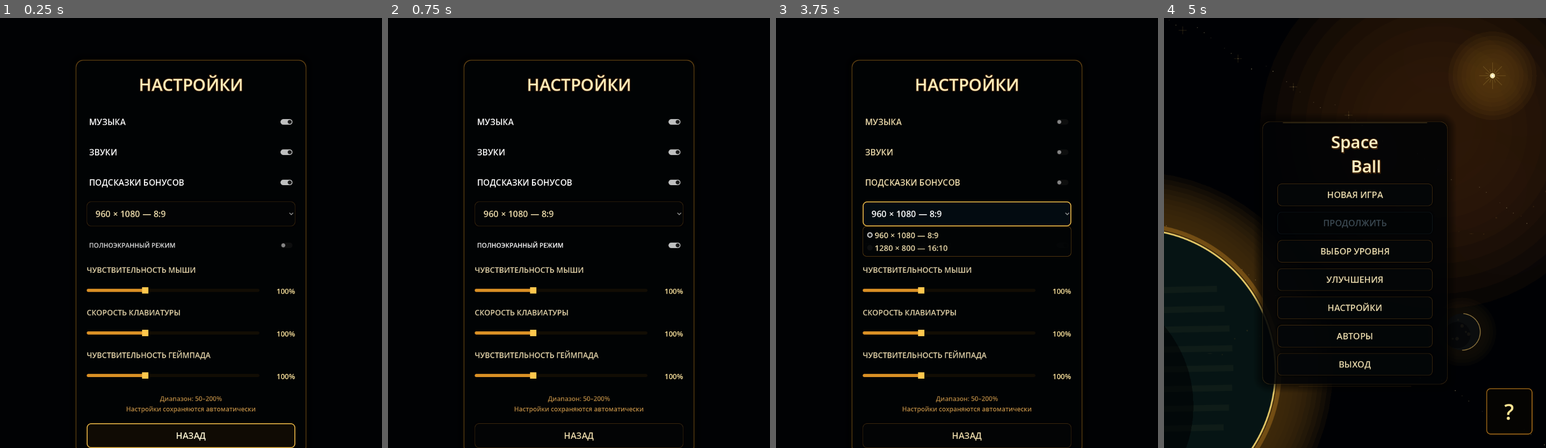
Above: before the commit, frames 1-4 (left to right).
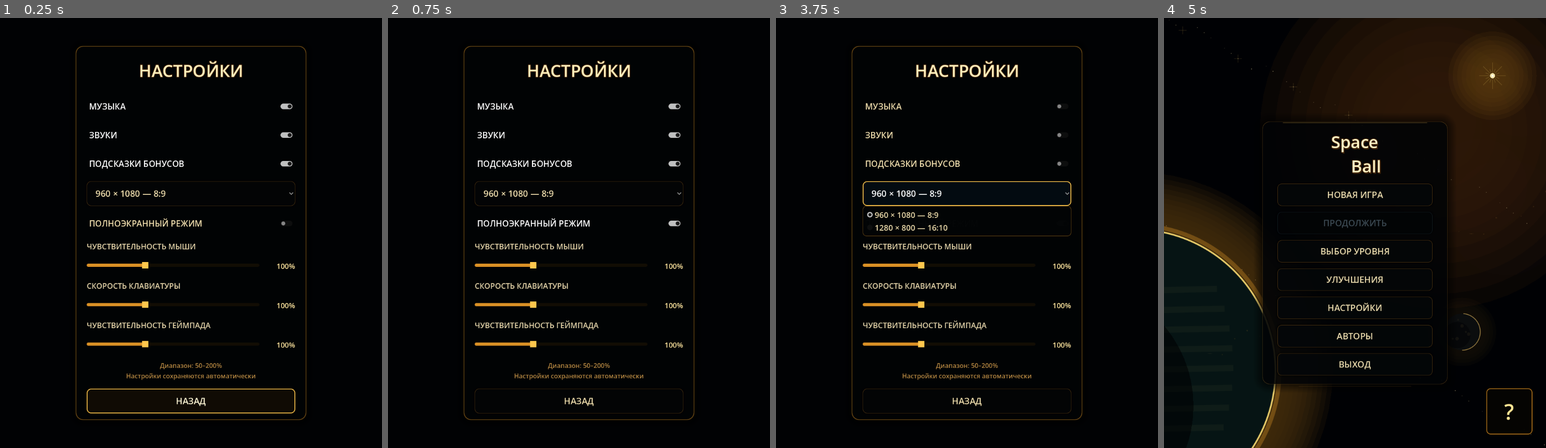
Above: after the commit, the same moments.

Repository: Ardarik421/arkanoid
Game: Godot game, scene res://settings_menu.tscn
Same seed, same stepped clock (60 frames per second), same inputs: the game is played once before the commit and once after it. This scene is started directly instead of the project's main scene.
Inputs:
- Up to frame 1 (0.25 s): no input
- Up to frame 2 (0.75 s): click "ПОЛНОЭКРАННЫЙ РЕЖИМ" at 0.5 s
- Up to frame 3 (3.75 s): click "МУЗЫКА" at 1.25 s; click "ЗВУКИ" at 2 s; click "ПОДСКАЗКИ БОНУСОВ" at 2.75 s; click "960 × 1080 — 8:9" at 3.5 s
- Up to frame 4 (5 s): click "НАЗАД" at 4.25 s

The runs differ from the first frame. In frame 1, 6.9% of the frame differs, in the area x 19-81%, y 6-100%; in frame 2, 6.6%; in frame 3, 6.9%; in frame 4, nothing differs.

Commit message:
Add fullscreen toggle to actual settings menu

Diff:
--- a/scenes/settings_menu.gd
+++ b/scenes/settings_menu.gd
@@ -8,6 +8,7 @@
 @onready var sounds_toggle: CheckButton = $Panel/VBox/SoundsToggle
 @onready var hints_toggle: CheckButton = $Panel/VBox/HintsToggle
 @onready var display_option: OptionButton = $Panel/VBox/DisplayOption
+@onready var fullscreen_toggle: CheckButton = $Panel/VBox/FullscreenToggle
 @onready var mouse_label: Label = $Panel/VBox/MouseLabel
 @onready var mouse_slider: HSlider = $Panel/VBox/MouseRow/MouseSlider
 @onready var mouse_value: Label = $Panel/VBox/MouseRow/MouseValue
@@ -31,6 +32,7 @@
 	sounds_toggle.button_pressed = SettingsManager.sounds_enabled
 	hints_toggle.button_pressed = SettingsManager.tutorial_hints_enabled
 	display_option.select(SettingsManager.display_mode)
+	fullscreen_toggle.button_pressed = SettingsManager.fullscreen_enabled
 	mouse_slider.value = SettingsManager.mouse_sensitivity
 	keyboard_slider.value = SettingsManager.keyboard_sensitivity
 	gamepad_slider.value = SettingsManager.gamepad_sensitivity
@@ -40,10 +42,10 @@
 
 func _setup_layout() -> void:
 	var landscape := SettingsManager.display_mode == 1
-	var panel_size := Vector2(620.0, 680.0) if landscape else Vector2(580.0, 870.0)
+	var panel_size := Vector2(620.0, 720.0) if landscape else Vector2(580.0, 940.0)
 	panel.position = (size - panel_size) * 0.5
 	panel.size = panel_size
-	$Panel/VBox.add_theme_constant_override("separation", 7 if landscape else 20)
+	$Panel/VBox.add_theme_constant_override("separation", 5 if landscape else 16)
 
 func _process(delta):
 	animation_time += delta
@@ -63,7 +65,7 @@
 
 func _setup_style():
 	panel.add_theme_stylebox_override("panel", _make_panel_style())
-	$Panel/VBox.add_theme_constant_override("separation", 7 if SettingsManager.display_mode == 1 else 20)
+	$Panel/VBox.add_theme_constant_override("separation", 5 if SettingsManager.display_mode == 1 else 16)
 
 	title.custom_minimum_size.y = 62.0 if SettingsManager.display_mode == 1 else 92.0
 	title.add_theme_font_size_override("font_size", 36 if SettingsManager.display_mode == 1 else 42)
@@ -86,6 +88,7 @@
 	_style_toggle(hints_toggle)
 	_style_button(display_option)
 	_style_display_popup()
+	_style_toggle(fullscreen_toggle)
 	_style_slider(mouse_slider)
 	_style_slider(keyboard_slider)
 	_style_slider(gamepad_slider)
@@ -200,6 +203,9 @@
 func _on_display_mode_selected(index: int):
 	SettingsManager.set_display_mode(index)
 
+func _on_fullscreen_toggled(enabled: bool):
+	SettingsManager.set_fullscreen(enabled)
+
 func _on_mouse_changed(value: float):
 	SettingsManager.mouse_sensitivity = value
 	SettingsManager.save_settings()
